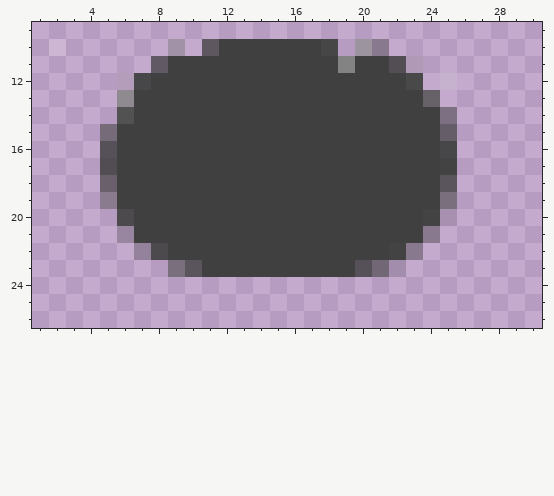
One commit to this pixel-art sprite: data/roverStatic.png. Above is the file before it was changed.
The file is 32x32 pixels. Pixels under 10% opacity are left out. Shown: x 1..30, y 9..26.
Now the later version:
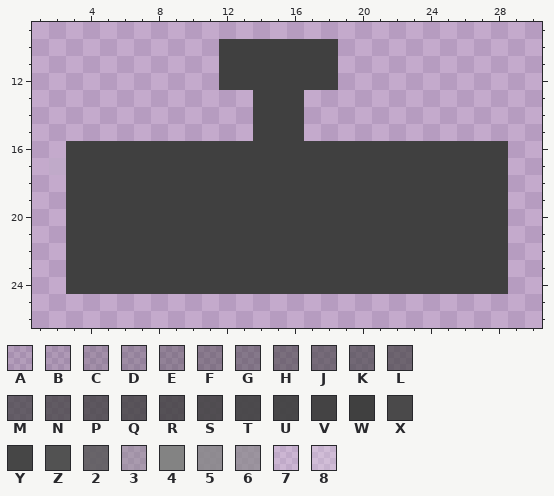
Palette (. is transparent): A #3f3f3f20  B #3f3f3f28  C #3f3f3f40  D #3f3f3f48  E #3f3f3f60  F #3f3f3f70  G #3f3f3f78  H #4040408f  J #40404097  K #4040409f  L #404040a7  M #404040b7  N #404040bf  P #404040c7  Q #404040cf  R #404040d7  S #404040df  T #404040e7  U #404040ef  V #404040f7  W #404040  X #464646f7  Y #464646  Z #525252  2 #595959db  3 #83838369  4 #838383  5 #868686d4  6 #8a8a8aaf  7 #fefefe25  8 #fefefe3a
Changes in this commit:
@@ x 1..30 @@
  9 ..............................
-10 .7......3.NWWWWWWY.6E.........
-11 .......MWWWWWWWWWW4WWRB.......
-12 .....AUWWWWWWWWWWWWWWWX.8.....
-13 .....5WWWWWWWWWWWWWWWWW2......
-14 .....ZWWWWWWWWWWWWWWWWWWG.....
-15 ....JWWWWWWWWWWWWWWWWWWWM.....
-16 ....QWWWWWWWWWWWWWWWWWWWU.....
-17 ....SWWWWWWWWWWWWWWWWWWWV.....
-18 ....LWWWWWWWWWWWWWWWWWWWP.....
-19 ....FWWWWWWWWWWWWWWWWWWWH.....
-20 .....TWWWWWWWWWWWWWWWWWVA.....
-21 .....CWWWWWWWWWWWWWWWWWE......
-22 ......DTWWWWWWWWWWWWWVE.......
-23 ........HPWWWWWWWWWQKB........
-24 ..............................
+10 ...........WWWWWWW............
+11 ...........WWWWWWW............
+12 ...........WWWWWWW............
+13 .............WWW..............
+14 .............WWW..............
+15 .............WWW..............
+16 ..WWWWWWWWWWWWWWWWWWWWWWWWWW..
+17 .7WWWWWWWWWWWWWWWWWWWWWWWWWW..
+18 ..WWWWWWWWWWWWWWWWWWWWWWWWWW..
+19 ..WWWWWWWWWWWWWWWWWWWWWWWWWW..
+20 ..WWWWWWWWWWWWWWWWWWWWWWWWWW..
+21 ..WWWWWWWWWWWWWWWWWWWWWWWWWW..
+22 ..WWWWWWWWWWWWWWWWWWWWWWWWWW..
+23 ..WWWWWWWWWWWWWWWWWWWWWWWWWW..
+24 ..WWWWWWWWWWWWWWWWWWWWWWWWWW..
 25 ..............................
Boxes around the changes in both pictures, in picture pixels (x1, y1, x2, y2):
changed: (49, 39, 508, 294)
